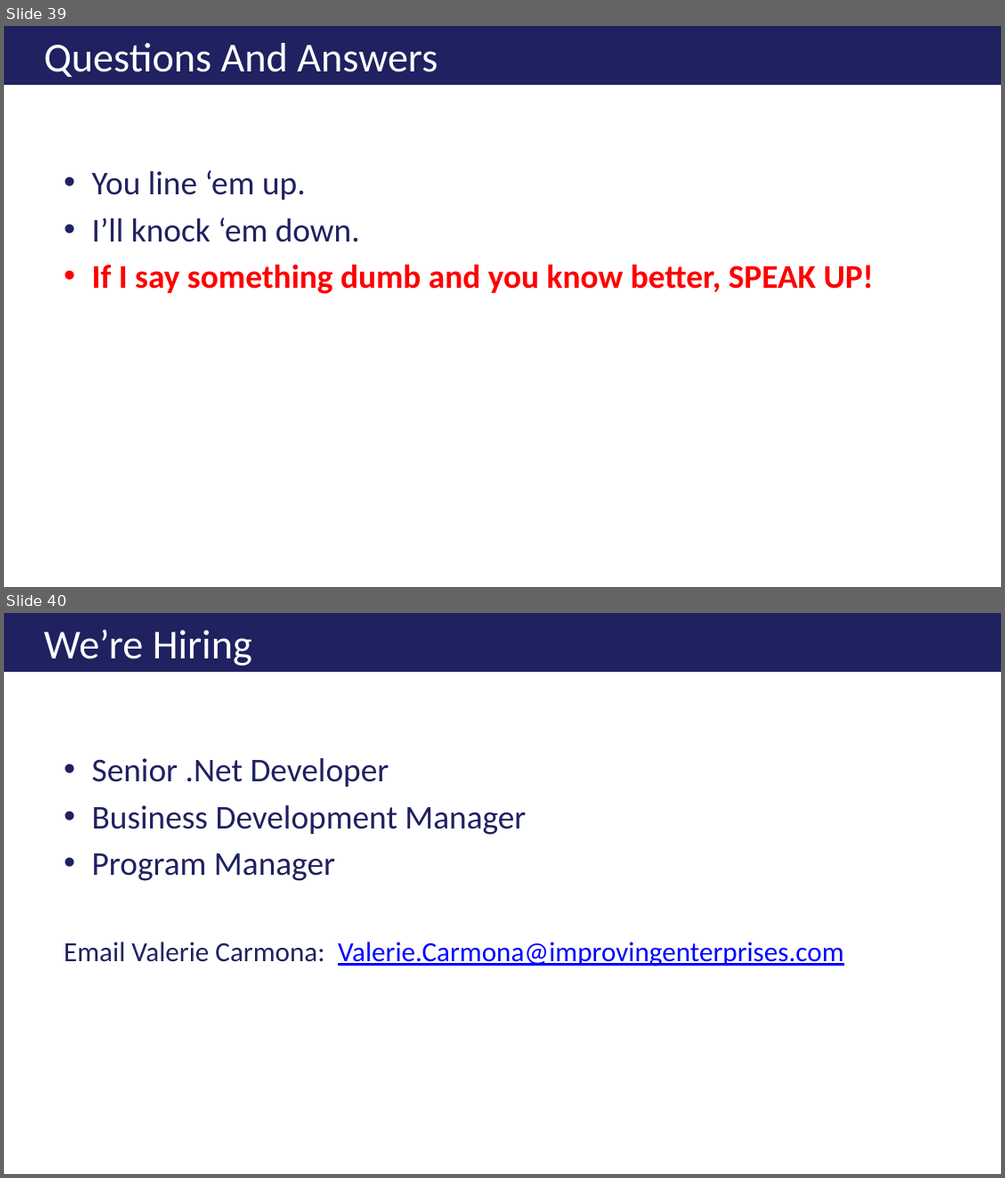
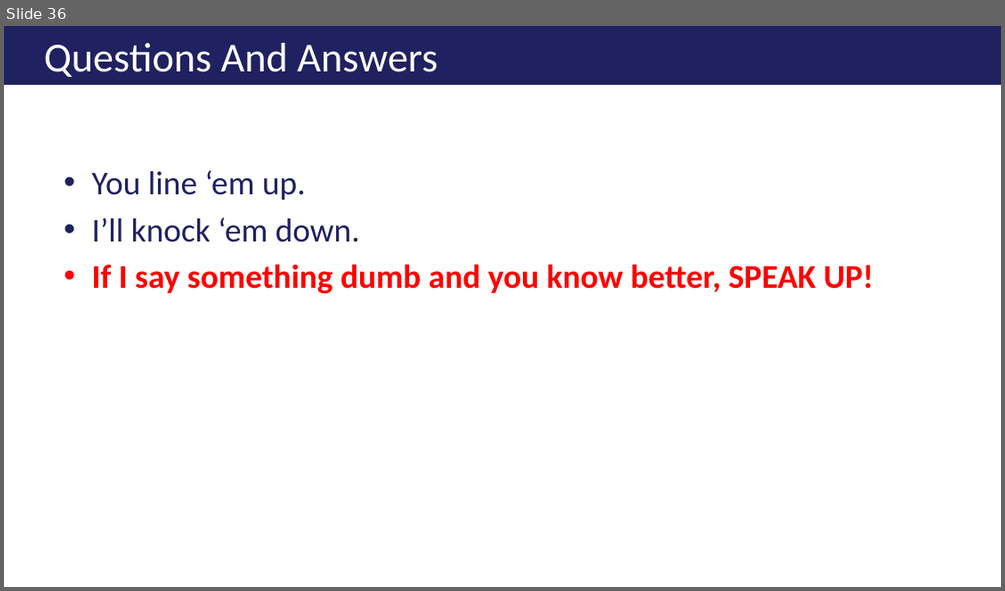
Before and after one commit to ericburcham/THasyINKnc, a slide deck: Presentation/THasINKync - 16x9.pptx. Shown one above the other, each under a label of ours: slides 39 and 40 before the commit, slide 36 after it. The pictures are 1005x1178 and 1005x591 pixels, drawn with LibreOffice and Linux fonts; fonts in the diff are those of the drawing; background and template pictures are left out. Boxes give left, top, right and bottom in pixels: in the first picture for what was removed or moved away, otherwise in the second. Text is boxed around its words. In the diff, an @@ line names an element or a change of style, - is before the commit and + after.

Commit message:
Removed Improving Theme (so sad!!!) from presentations.

```diff
--- a/Presentation/THasINKync - 16x9.pptx
+++ b/Presentation/THasINKync - 16x9.pptx
@@ slide 40 removed at <box>4,613,1001,1174</box>, background #FFFFFF @@
@@ title removed at <box>4,613,1001,672</box> @@
-We’re Hiring
@@ text removed at <box>64,758,843,966</box> @@
-• Senior .Net Developer
-• Business Development Manager
-• Program Manager
-Email Valerie Carmona: Valerie.Carmona@improvingenterprises.com
@@ what was slide 39 is now slide 36 @@
```
Also in this commit, not shown: 3 other slides removed, 6 other files.
